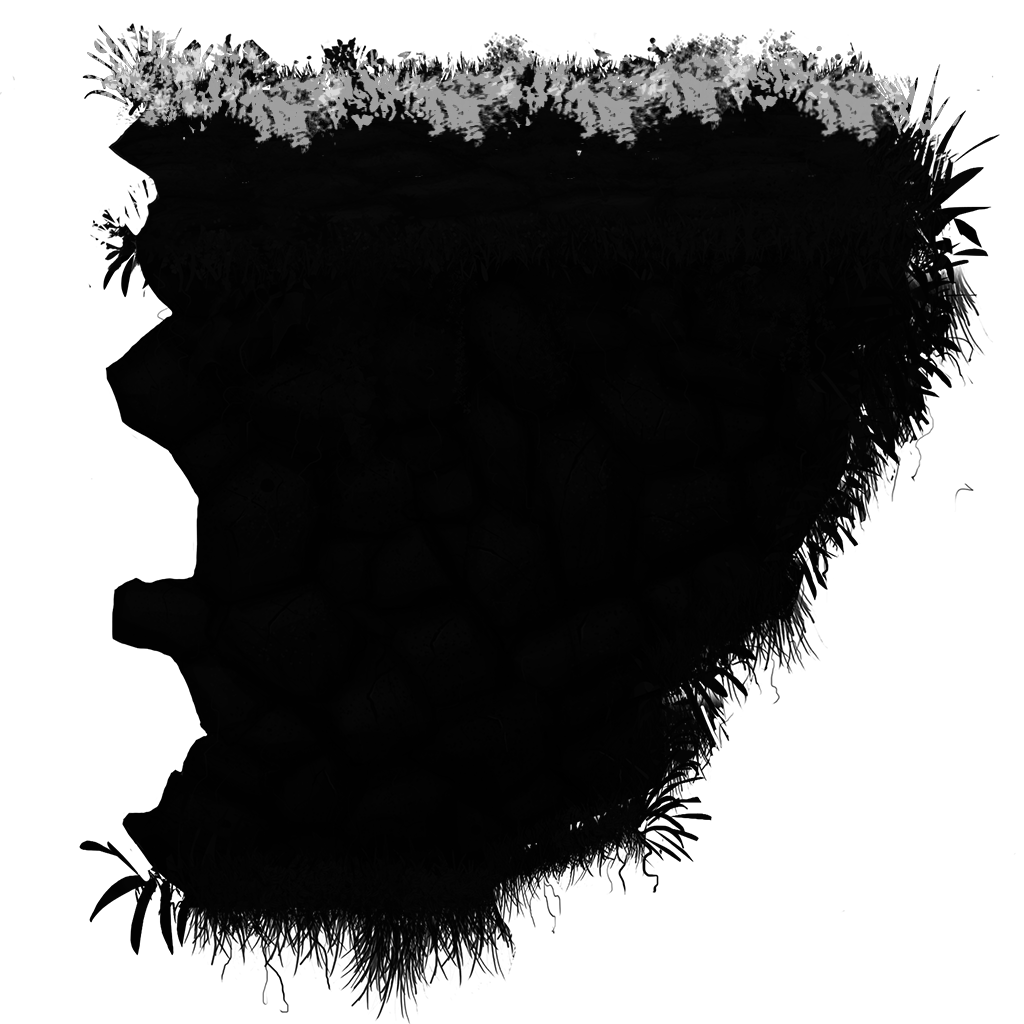
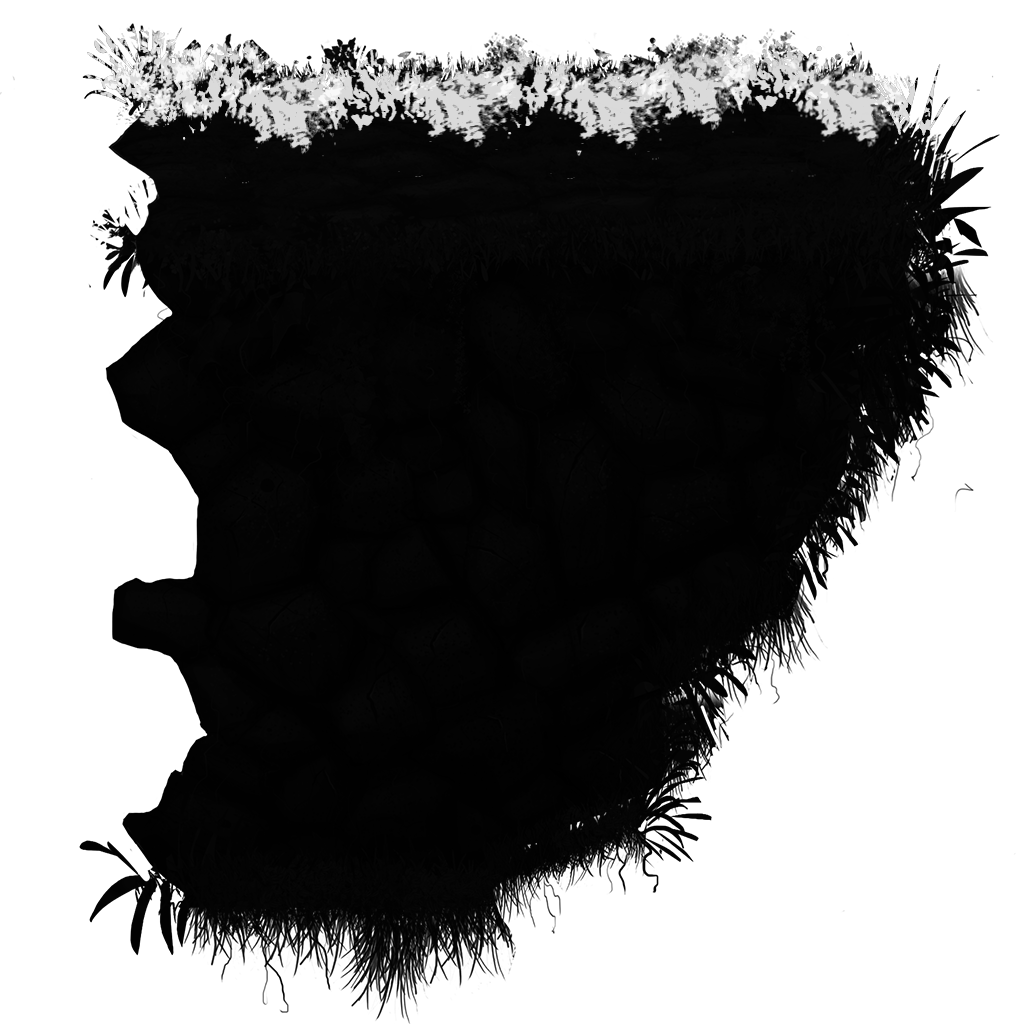
Layered file, before and after one edit (1024px x 1024px). Changes by layer:
painted on "Background" over left=85, top=26, right=980, bottom=184
